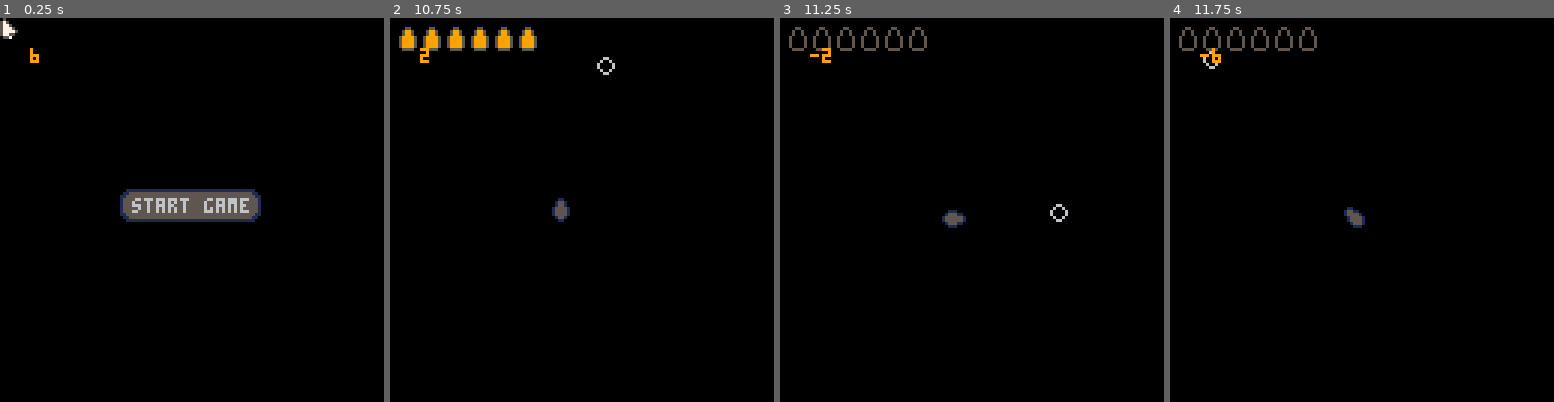
Above: before the commit, frames 1-4 (left to right).
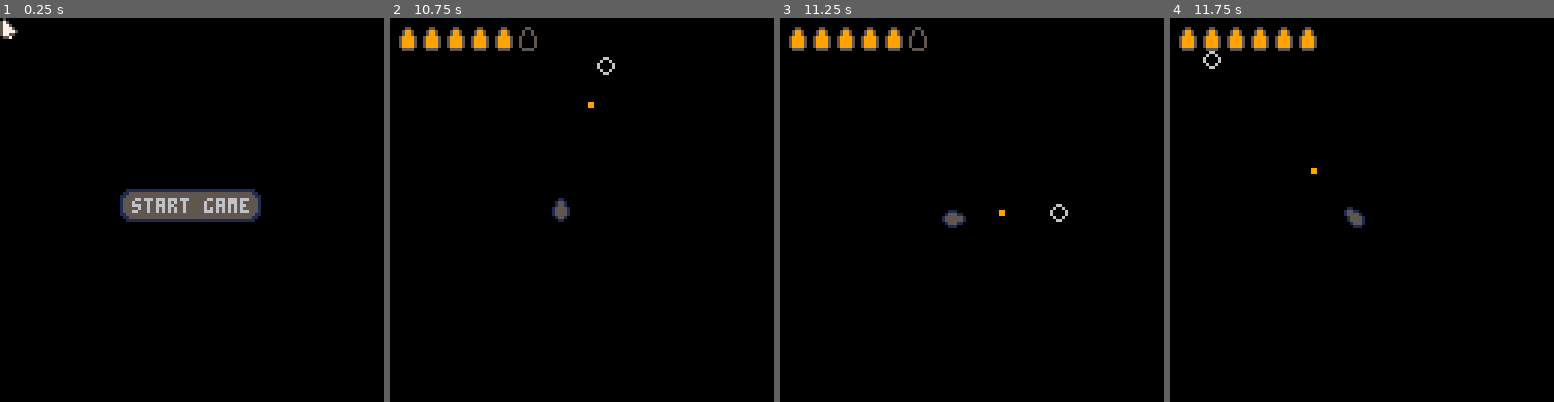
Above: after the commit, the same moments.

Repository: MounifAlzougbi/GameRepo
Game: PICO-8 cartridge six_shots.p8
Same seed, same stepped clock (60 frames per second), same inputs: the game is played once before the commit and once after it.
Inputs (mouse positions are in pixels of both pictures, inside the frame that each line leads up to):
- Up to frame 1 (0.25 s): no input
- Up to frame 2 (10.75 s): tap X (X key) at 0.33, 1.07, 1.85, 2.97, 4.08, 5.2, 6.32, 7.43, 8.55, 9.67 s; click (670, 121) at 0.67 s; tap O (Z key) at 0.7, 1.7, 2.1, 2.5, 2.9, 3.3, 3.7, 4.1, 4.5, 4.9, 5.3, 5.7, 6.1, 6.5, 6.9, 7.3, 7.7, 8.1, 8.5, 8.9, 9.3, 9.7, 10.1, 10.5 s; click (436, 267) at 1.22 s; hold Right 1.6-2.1 s; click (497, 114) at 1.77 s; hold Up 2.15-2.42 s; click (562, 259) at 2.32 s; hold Right 2.47-3.03 s; click (624, 106) at 2.87 s; hold Left 3.08-3.58 s; click (685, 256) at 3.42 s; hold Down 3.63-3.97 s; click (451, 102) at 3.97 s; hold Right 4.02-4.68 s; click (512, 248) at 4.52 s; hold Up 4.73-5.03 s; click (574, 94) at 5.07 s; hold Left 5.08-5.68 s; click (639, 244) at 5.62 s; hold Down 5.73-6.03 s; hold Right 6.08-6.58 s; click (701, 90) at 6.17 s; hold Right 6.63-7.13 s; click (466, 236) at 6.72 s; hold Up 7.18-7.45 s; click (528, 83) at 7.27 s; hold Right 7.5-8.07 s; click (589, 229) at 7.82 s; hold Left 8.12-8.62 s; click (654, 79) at 8.37 s; hold Down 8.67-9 s; click (716, 225) at 8.92 s; hold Right 9.05-9.72 s; click (478, 71) at 9.47 s; hold Up 9.77-10.07 s; click (543, 217) at 10.02 s; hold Left 10.12-10.72 s; click (605, 64) at 10.57 s
- Up to frame 3 (11.25 s): hold Down 10.77-11.07 s; tap X (X key) at 10.78 s; tap O (Z key) at 10.9 s; click (1060, 213) at 11.12 s; hold Right from 11.12 s (still down)
- Up to frame 4 (11.75 s): tap O (Z key) at 11.3, 11.7 s; release Right at 11.62 s; click (1212, 60) at 11.67 s

The runs differ from the first frame. In frame 1, less than 0.1% of the frame differs, in the area x 7-11%, y 7-12%; in frame 2, 0.2%; in frame 3, 0.7%; in frame 4, 0.8%, in the area x 3-39%, y 3-41%.

Commit message:
6shot
gun can shoot

Diff:
--- a/six_shots.p8
+++ b/six_shots.p8
@@ -40,16 +40,13 @@
 		self.x=stat(32)
 		self.y=stat(33)
 
-		if self.just_pressed
-		and self.last!=1 then
-			self.last=false
-		end
-
 		if (stat(34)==1) then
 			self.pressed=true
 			self.p=65
-			if self.last!=1 then
+			if self.last==0 then
 				self.clicked=true
+			else
+				self.clicked=false
 			end
 		elseif (stat(34)==0)
 		and self.pressed==true then
@@ -74,13 +71,39 @@
 -->8
 --
 -->8
---
+-- enemies
 -->8
--- six shots
+-- main/player
 
 
 -- @init
 function six_init()
+	bullet={
+		x,y,
+		angle,
+		mx,my,	-- mouse offset
+
+		new=function(s,tbl)
+			tbl=tbl or {}
+			setmetatable(tbl,{
+				__index=s
+			})
+			return tbl
+		end,
+
+		update=function(s)
+			s.x+=s.mx*0.07
+			s.y+=s.my*0.07
+		end,
+
+		draw=function(s)
+			spr(112,s.x-1,s.y-1)
+		end
+	}
+
+-- bullet array
+	b={}
+
 	player={
 		x=64,y=64,
 		dspeed=0.18,
@@ -92,10 +115,6 @@
 		ammo_cap=6,
 
 		update=function(s)
--- shooting
-		if mouse.pressed then
-			s.ammo-=1
-		end
 
 -- sprint
 		if btn(❎) then
@@ -145,6 +164,23 @@
 				s.dir=1
 			end
 
+			-- reload
+		if btn(🅾️) then
+			s.ammo=s.ammo_cap
+		end
+
+-- shooting
+		if mouse.clicked
+		and s.ammo>0 then
+			s.ammo-=1
+			add(b,bullet:new({
+			x=s.x-4,y=s.y-4,
+			angle=s.angle,
+			mx=dx,my=dy
+			}))
+
+		end
+
 		end,
 
 		draw=function(s)
@@ -153,12 +189,14 @@
 			spr(s.dir,s.x-4,s.y-4)
 			camera(0,0)
 
+-- hud stuff
 			local t=97
 			for i=1,6 do
 				if i<=s.ammo then
 					t=96
+				else
+					t=97
 				end
-
 				spr(t,-6+(i*8),3)
 			end
 		end
@@ -168,11 +206,17 @@
 -- @update
 function six_update()
 	player:update()
+	for i=1,#b do
+		b[i]:update()
+	end
 end
 
 -- @draw
 function six_draw()
 	player:draw()
+	for i=1,#b do
+		b[i]:draw()
+	end
 end
 -->8
 -- button & state
@@ -298,8 +342,16 @@
 		six_draw()
 		mouse:draw()
 	end
-	print(player.ammo,10,10,9)
-end
+--	print(mouse.x,10,15,9)
+--	print(mouse.y,10,25,9)
+--	print(player.x,20,15,9)
+--	print(player.y,20,25,9)
+end
+…(5 lines of a section not shown)…
 
 
 
Not shown, changed: 25 lines of the sprite sheet (__gfx__) section of six_shots.p8
Not shown, changed: .DS_Store
